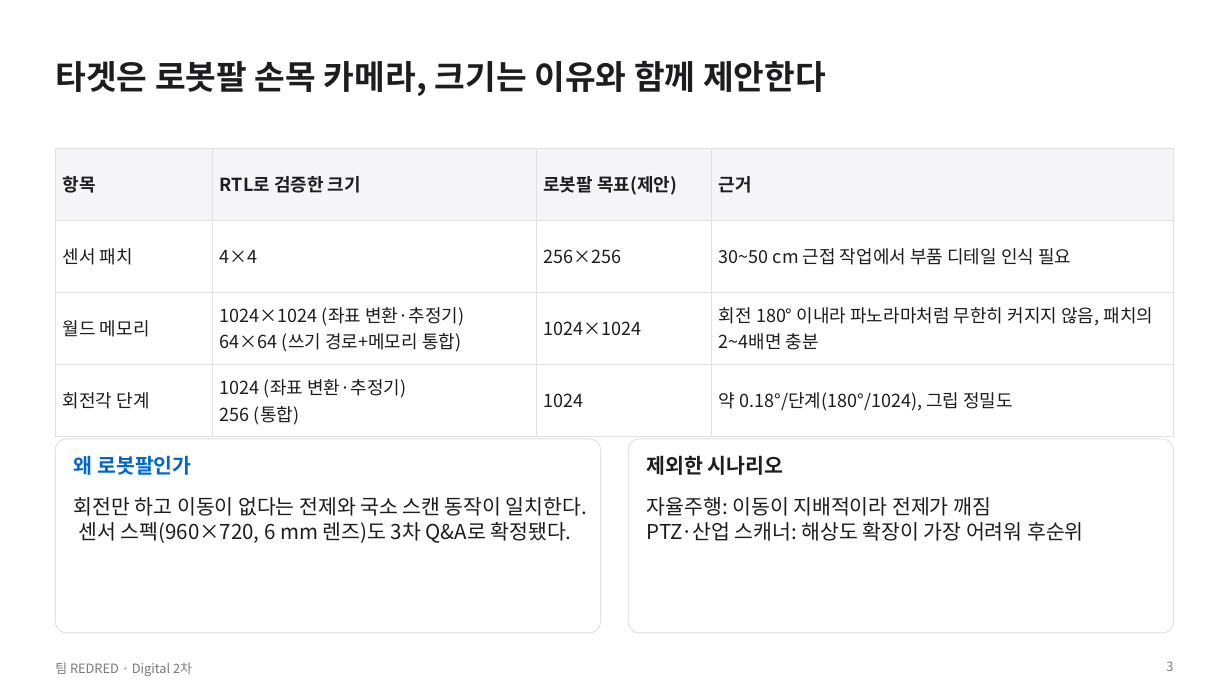
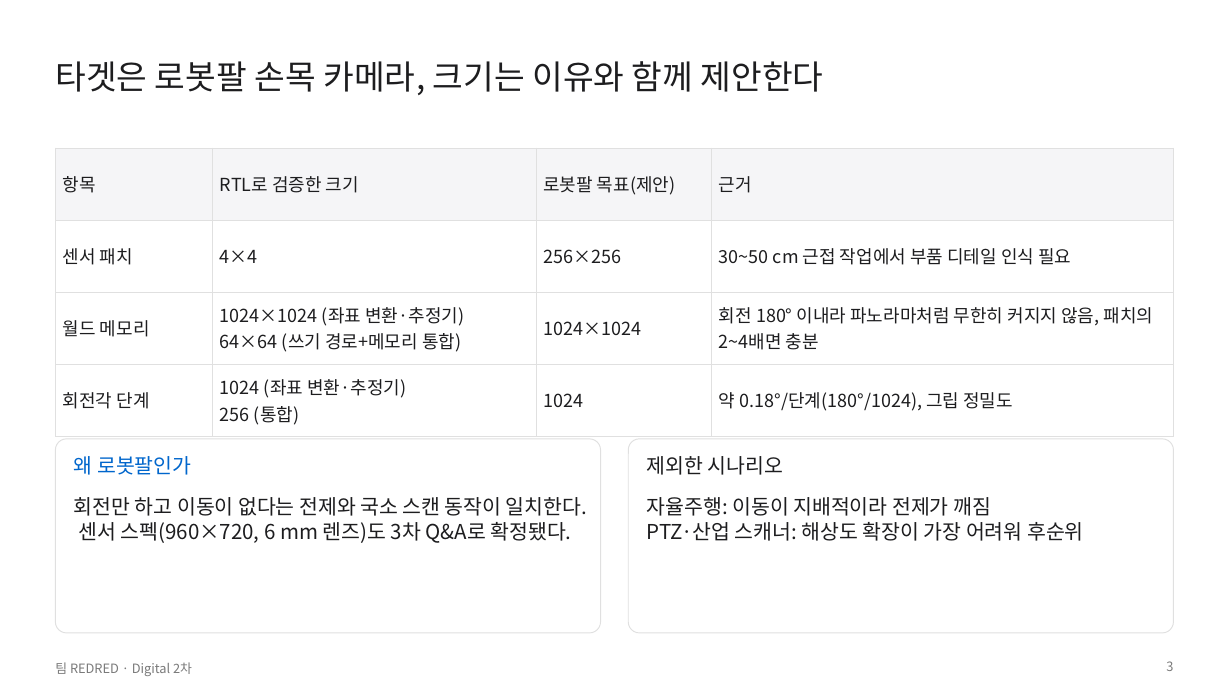
Before and after one commit to GangHeeJo/AI-SEMI, a slide deck: slide 3 of submission/REDRED_2차_발표자료.pptx. Drawn at 1232x693 pixels with LibreOffice and Linux fonts; fonts in the diff are those of the drawing. Boxes give left, top, right and bottom in pixels: in the first picture for what was removed or moved away, otherwise in the second. Text is boxed around its words. In the diff, an @@ line names an element or a change of style, - is before the commit and + after.

```diff
--- a/submission/REDRED_2차_발표자료.pptx
+++ b/submission/REDRED_2차_발표자료.pptx
@@ table at (55,148,1174,429) @@
@@ bold off in "항목", "RTL로 검증한 크기", "로봇팔 목표(제안)", "근거" @@
@@ bold off in 3 elements at (55,61,824,95), (74,456,191,475), (647,456,783,475) @@
```
Also in this commit, not shown: 18 other slides changed, 23 other files.
